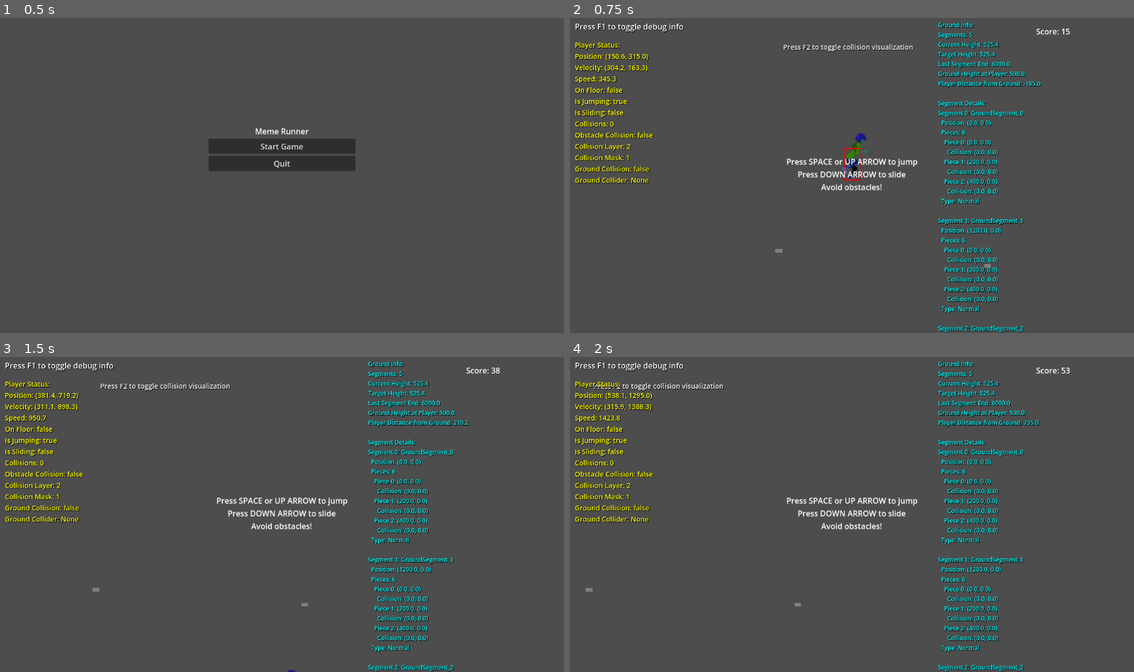
Above: before the commit, frames 1-4 (two rows, left to right).
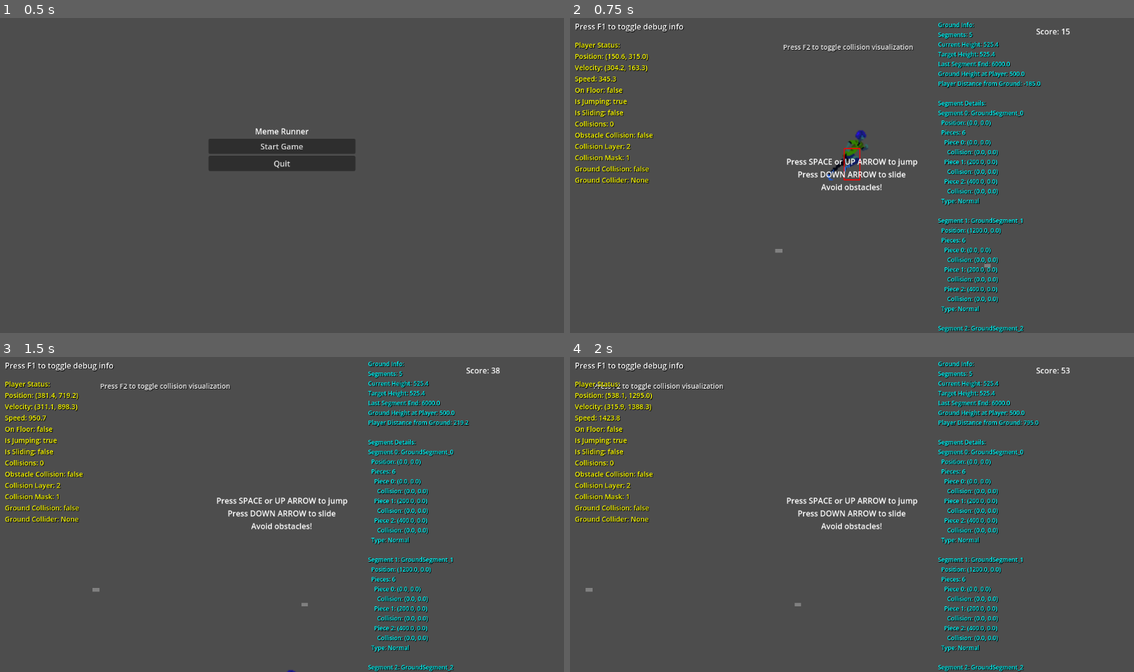
Above: after the commit, the same moments.

Repository: DeweyHur/meme_runner
Game: Godot game, scene res://scenes/MainMenu.tscn
Two runs of this game, one before a commit and one after it. Both use one fixed random seed, a clock stepped at 60 frames per second and the inputs below.
Inputs:
- Up to frame 1 (0.5 s): no input
- Up to frame 2 (0.75 s): click "Start Game" at 0.5 s
- Up to frame 3 (1.5 s): tap Space (jump) at 1.25 s; hold Up (ui_up) from 1.28 s (still down); hold Shift (slide) from 1.28 s (still down)
- Up to frame 4 (2 s): keep holding Up (ui_up); keep holding Shift (slide); tap Space (jump) at 1.52 s

Frame 1 is identical in both runs. In frame 2, 0.3% of the frame differs, in the area x 45-53%, y 35-52%; in frame 3, less than 0.1%; in frame 4, nothing differs.

Commit message:
Add debug output to diagnose ground generation issues

Diff:
--- a/scenes/Player.tscn
+++ b/scenes/Player.tscn
@@ -59,7 +59,7 @@
 sprite_frames = SubResource("SpriteFrames_jfpux")
 animation = &"run"
 autoplay = "run"
-frame_progress = 0.129939
+frame_progress = 0.598475
 
 [node name="Camera2D" type="Camera2D" parent="."]
 position_smoothing_enabled = true
--- a/scripts/ProceduralGround.gd
+++ b/scripts/ProceduralGround.gd
@@ -45,8 +45,11 @@
 
 func generate_initial_ground():
 	# Generate a few segments to start
+	print("Generating initial ground...")
 	for i in range(5):
+		print("Generating segment %d..." % i)
 		generate_next_segment()
+	print("Initial ground generation complete. Segments: %d" % segments.size())
 
 func generate_next_segment():
 	# Generate terrain type first
@@ -83,12 +86,14 @@
 		segment_length = slope_segment_length
 
 	# Create the segment
+	print("Creating segment with length %d, terrain type: %s" % [segment_length, terrain_type])
 	var segment = create_ground_segment(segment_length, terrain_type)
 
 	# Validate the segment
 	validate_ground_segment(segment, terrain_type)
 
 	segments.append(segment)
+	print("Segment created and added. Total segments: %d" % segments.size())
 
 	# Update positions
 	last_segment_end += segment_width * float(segment_length)
@@ -187,9 +192,11 @@
 	segment.name = "GroundSegment_" + str(segments.size())
 
 	# Create multiple ground pieces for this segment
+	print("Creating %d ground pieces for segment..." % length)
 	for i in range(length):
 		var ground_piece = create_ground_piece(i, length, terrain_type)
 		segment.add_child(ground_piece)
+		print("Added ground piece %d to segment" % i)
 
 	segment.position = Vector2(last_segment_end, 0)
 	add_child(segment)
@@ -223,6 +230,7 @@
 	# Position collision shape to match the visual positioning
 	collision.position = Vector2(0, 0)  # Position at piece center
 	ground_piece.add_child(collision)
+	print("Created collision shape for piece %d with %d points" % [index, shape.points.size() if shape is ConvexPolygonShape2D else 0])
 
 	# Create visual representation
 	var visual = create_sloped_ground_visual(prev_height, piece_height, next_height, index, total_length, terrain_type)
@@ -280,6 +288,7 @@
 	]
 
 	shape.points = points
+	print("Created sloped collision shape with points: %s" % str(points))
 	return shape
 
 func validate_piece_connection(piece: StaticBody2D, index: int, total_length: int, prev_height: float, current_height: float, next_height: float):
